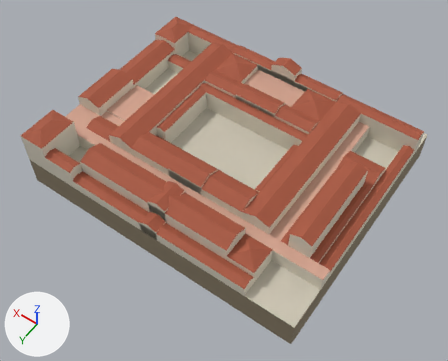
Renders of the glTF model nero-rome-reader /assets/models/tiberiana.glb from each side of a commit.
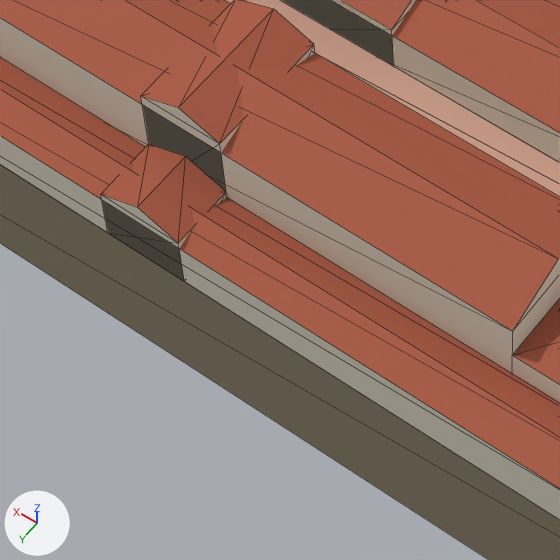
There are two pictures of each version: one whole from a 50 mm lens placed at (-98.8, 139.0, 200.0), pointed at (-4.3, 6.7, -7.8), one close up on the part from 26% to 53% of the width and 50% to 83% of the height. Arrows for +X, +Y and +Z are at lower left; the lights stay in place. The first two pictures are the older version. The close-ups show mesh edges as thin lines. Vertices at exactly the same position are counted once.

In view in the first close-up: 'tiberiana'.
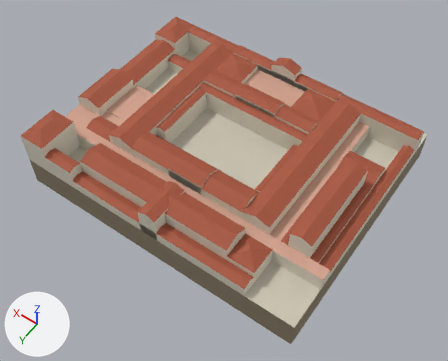
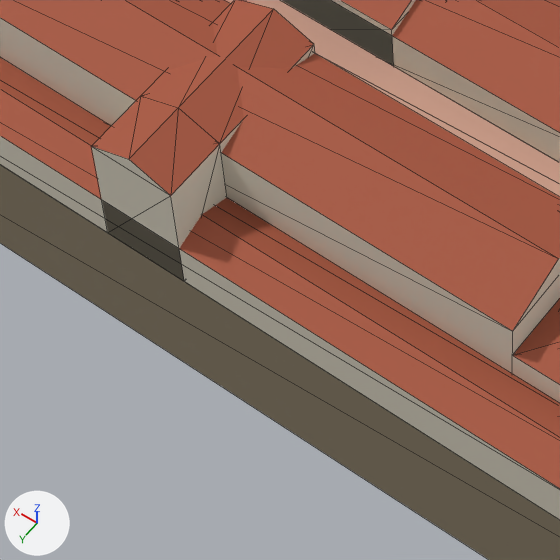
Commit message: Domus Tiberiana: the south gatehouse is an asset of its own (rome_tib_gate_s)

Edits to the bpy script that builds the scene:
```text
Change me_tiberiana:
    used by ob_tiberiana; location = (0.0, 0.0, 0.0)
    remove me_tiberiana.from_pydata(...)  # 344 vertices, 615 faces; spans x -65.0..65.0, y -60.0..50.0, z -14.0..17.2
    add me_tiberiana.from_pydata(...)  # 341 vertices, 612 faces; spans x -65.0..65.0, y -60.0..50.0, z -14.0..17.2
    me_tiberiana part 1
    4 vertices are removed from x -4.0..4.0, y 44.0..50.0, z 5.6..7.2
    13 faces are deleted
    2 vertices move from x -4.0..4.0, y 50.0, z 5.6 to x -4.0..4.0, y 50.0, z 12.2
    1 vertex is added at (0.0, 50.0, 13.8)
    6 new faces join them, mat_plaster (pale yellow #e3dbc9)
    4 new faces join them, mat_tile (brown #a8573d)
```

Location of each change, [x1, y1, x2, y2] in pixels of the close-ups (560 x 560 px; the box of a moved part takes in the faces that stretch with it):
part 1 of me_tiberiana, moved or reshaped: before [101, 144, 227, 281]; after [92, 96, 227, 281]
